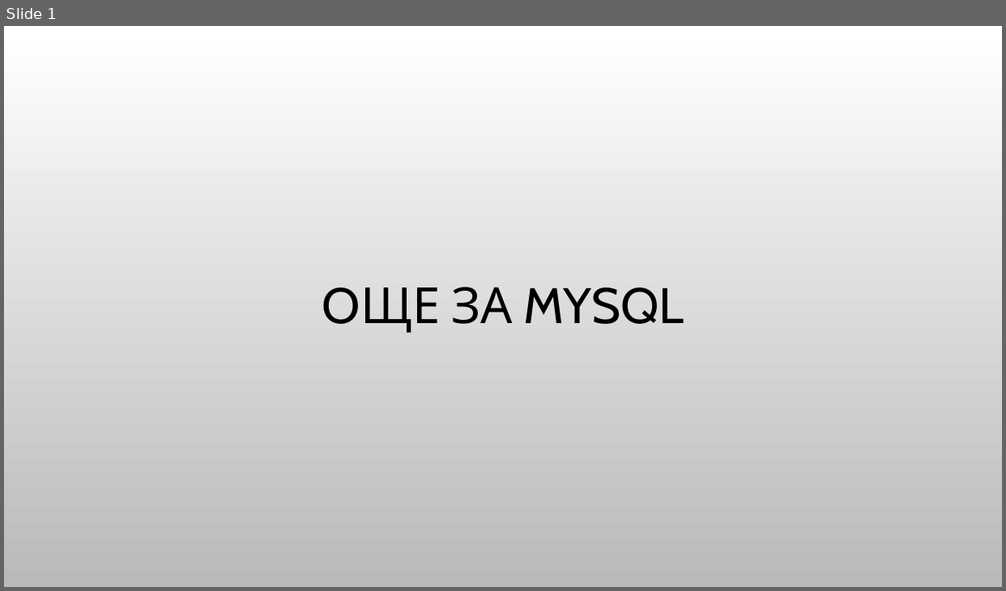
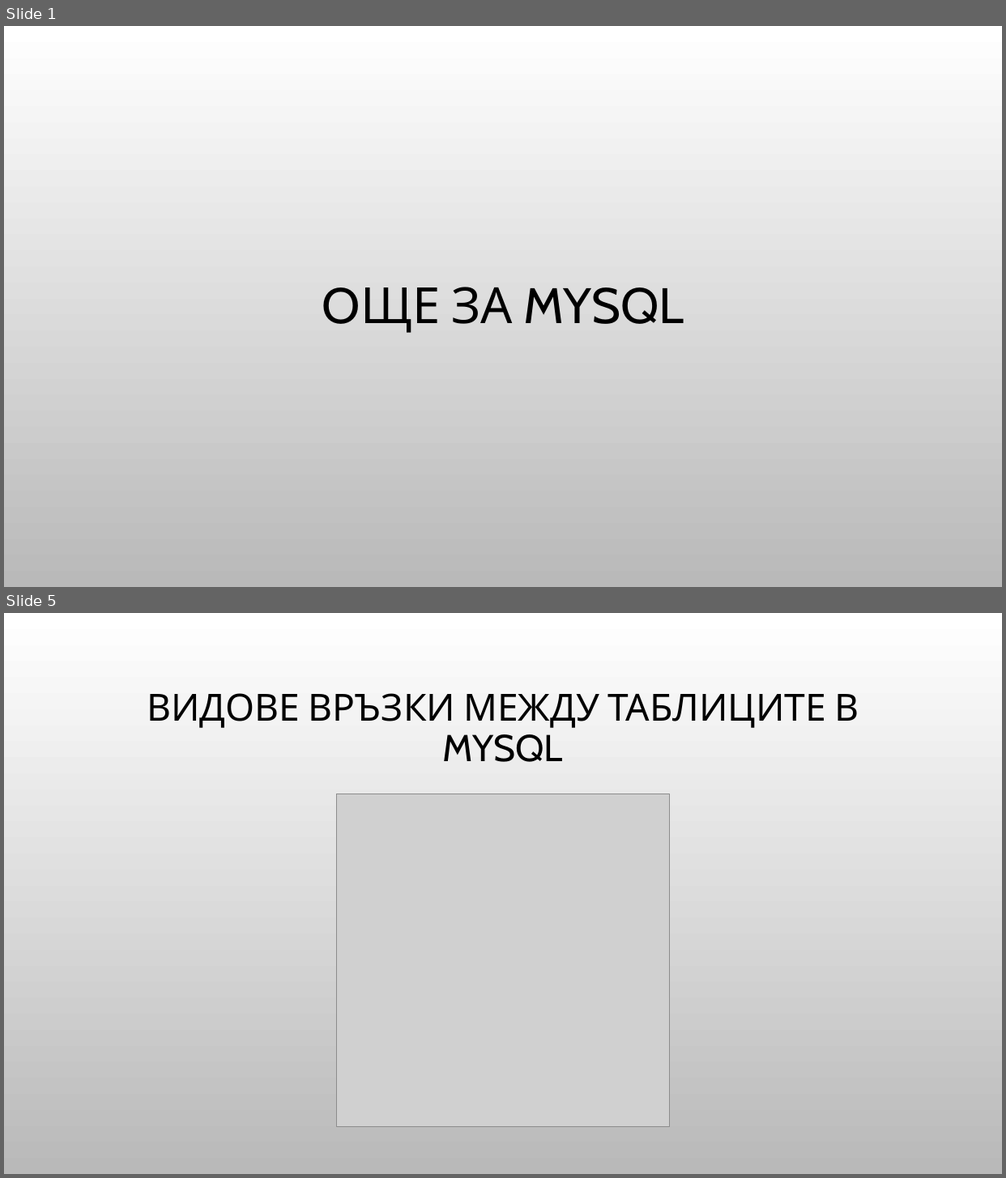
Before and after one commit to Bilyukov/php-mysql-course, a slide deck: 10.advanced-mysql.pptx. Shown one above the other, each under a label of ours: slide 1 before the commit, slides 1 and 5 after it; the slides between them are not shown. The pictures are 1006x591 and 1006x1178 pixels, drawn with LibreOffice and Linux fonts; fonts in the diff are those of the drawing; grey boxes stand for pictures; background and template pictures are left out. Boxes give left, top, right and bottom in pixels: in the first picture for what was removed or moved away, otherwise in the second. Text is boxed around its words. In the diff, an @@ line names an element or a change of style, - is before the commit and + after.

Commit message:
Added advanced mysql lection and examples

```diff
--- a/10.advanced-mysql.pptx
+++ b/10.advanced-mysql.pptx
@@ slide 5 added at box(4, 613, 1002, 1174), background picture (left out) @@
@@ title added at box(147, 693, 859, 762), 36 pt, text #000000 @@
+ВИДОВЕ ВРЪЗКИ МЕЖДУ ТАБЛИЦИТЕ В MYSQL
@@ picture added at box(336, 794, 670, 1127) @@
```
Also in this commit, not shown: 19 other slides added, 2 slides removed, 15 other files.
